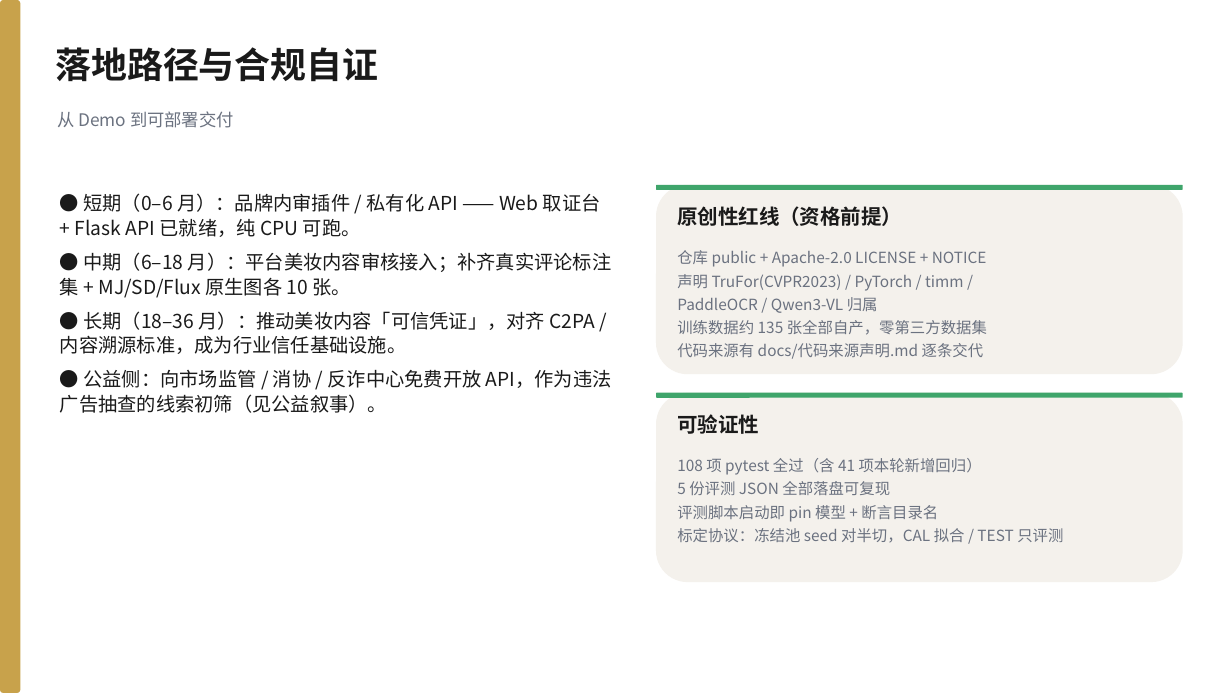
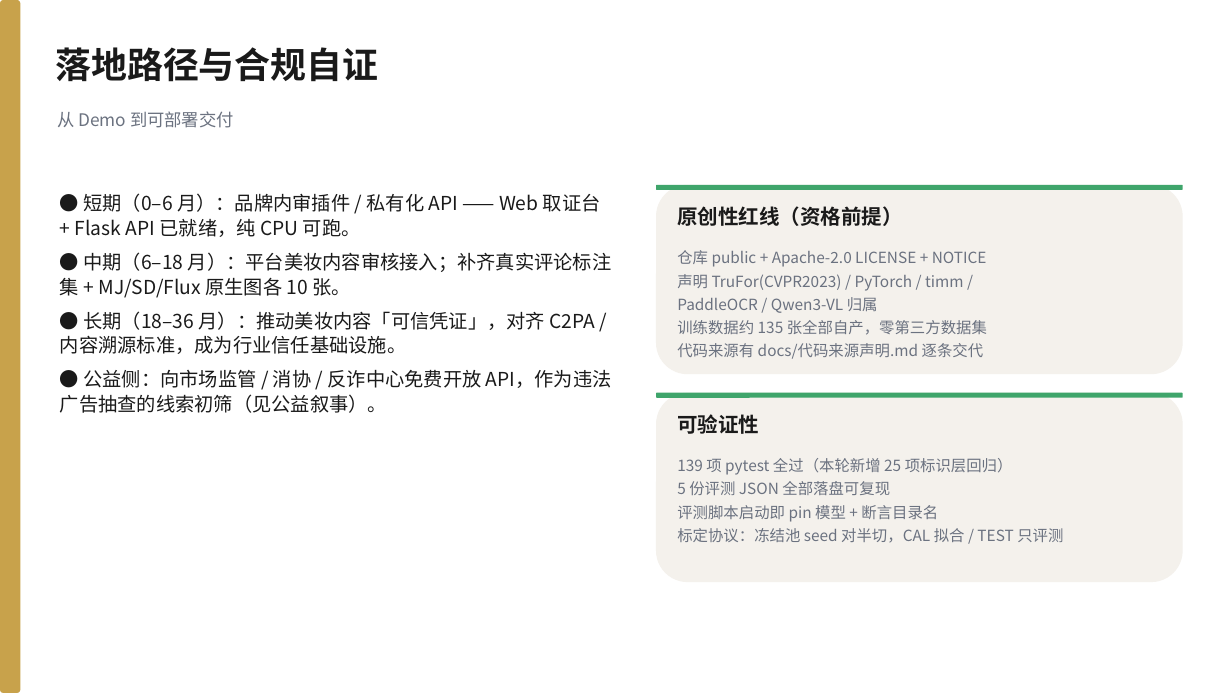
Before and after one commit to 566614/loreal-hackathon-beautyproof, a slide deck: slide 17 of docs/BeautyProof_答辩PPT.pptx (slide 16 before the commit). Drawn at 1232x693 pixels with LibreOffice and Linux fonts; fonts in the diff are those of the drawing. Boxes give left, top, right and bottom in pixels: in the first picture for what was removed or moved away, otherwise in the second. Text is boxed around its words. In the diff, an @@ line names an element or a change of style, - is before the commit and + after.

Commit message:
feat(ai_label): 第九件工具「可见AI标识」补模型盲区 + 12屏演示视频成片 + PPT 21页 + 跨风格零样本评测

```diff
--- a/docs/BeautyProof_答辩PPT.pptx
+++ b/docs/BeautyProof_答辩PPT.pptx
@@ text at (677, 458, 1013, 475): text changed @@
-108 项 pytest 全过（含 41 项本轮新增回归）
+139 项 pytest 全过（本轮新增 25 项标识层回归）
```
Also in this commit, not shown: 9 other slides changed, 1 slide added, 17 other files.
